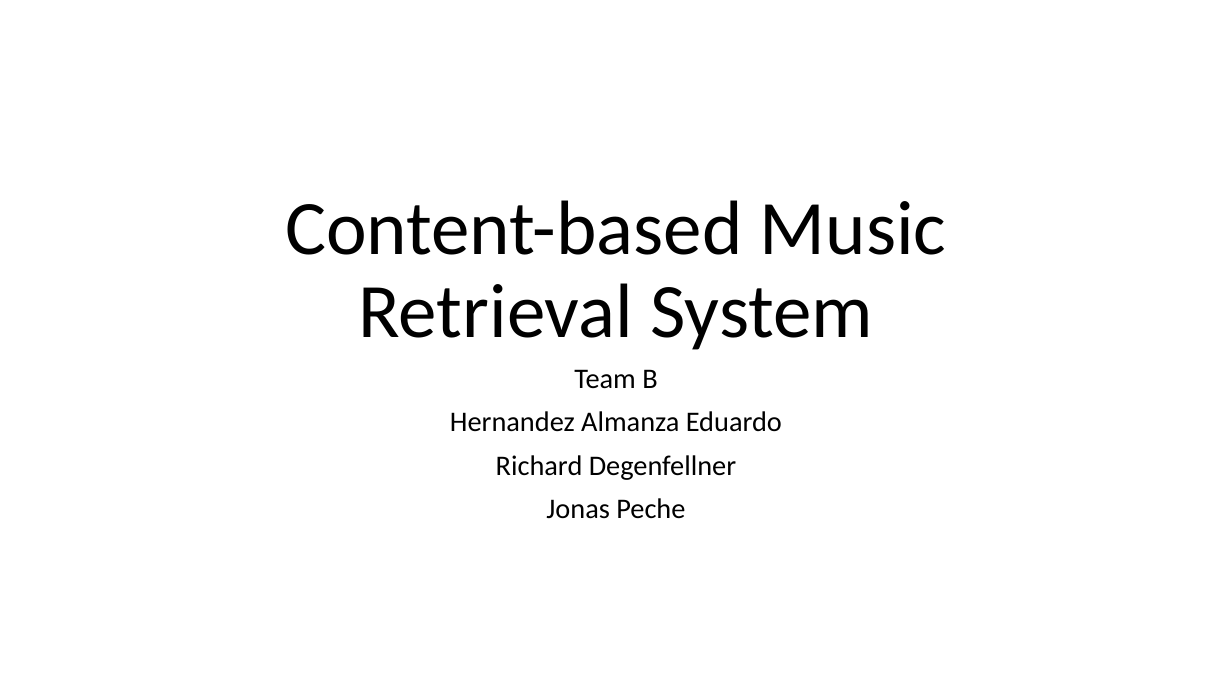
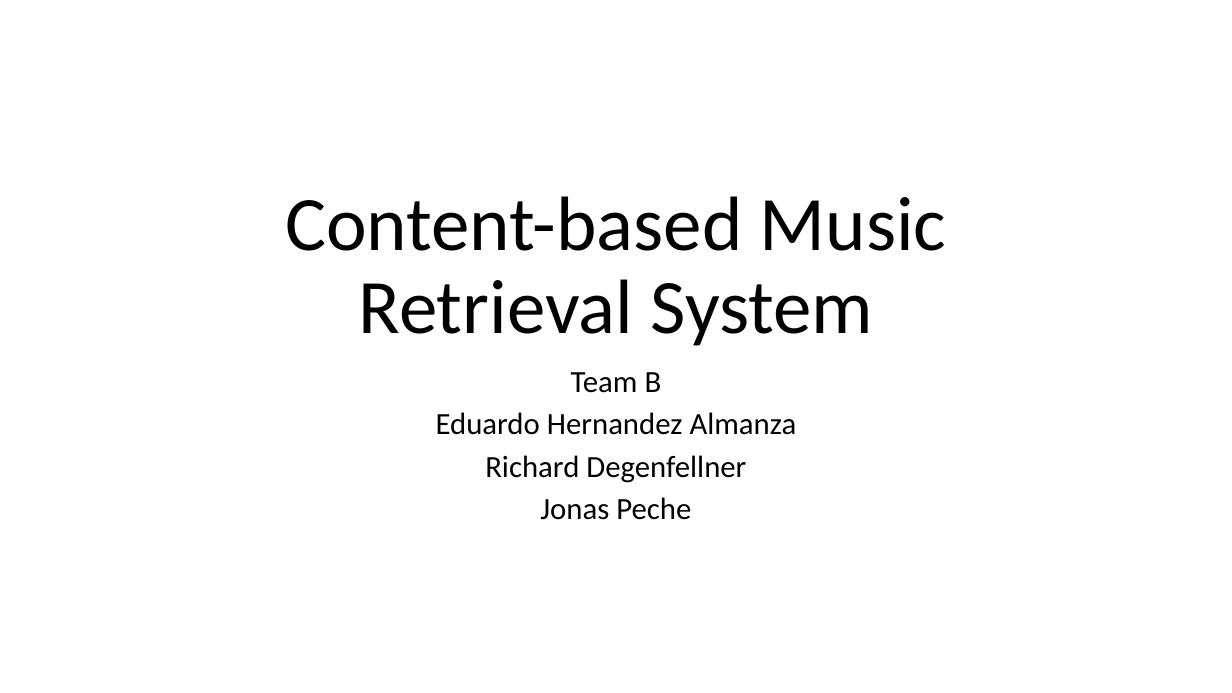
Before and after one commit to mmosc/MMSR, a slide deck: slide 1 of Presentation.pptx. Drawn at 1232x693 pixels with LibreOffice and Linux fonts; fonts in the diff are those of the drawing. Boxes give left, top, right and bottom in pixels: in the first picture for what was removed or moved away, otherwise in the second. Text is boxed around its words. In the diff, an @@ line names an element or a change of style, - is before the commit and + after.

```diff
--- a/Presentation.pptx
+++ b/Presentation.pptx
@@ title "Content-based Music Retrieval System": place and size @@
-title "Content-based Music Retrieval System" at [285,200,946,350]
+title "Content-based Music Retrieval System" at [285,196,946,346]
@@ subtitle at [485,372,746,520]: size 22.1 to 24 pt in "Team B", "Richard Degenfellner", "Jonas Peche"; line spacing 0.9 to 0.8 @@
@@ subtitle at [436,412,797,435]: text changed; size 22.1 to 24 pt @@
-Hernandez Almanza Eduardo
+Eduardo Hernandez Almanza
```
Also in this commit, not shown: 5 other slides changed, 4 slides added, 6 slides removed.
